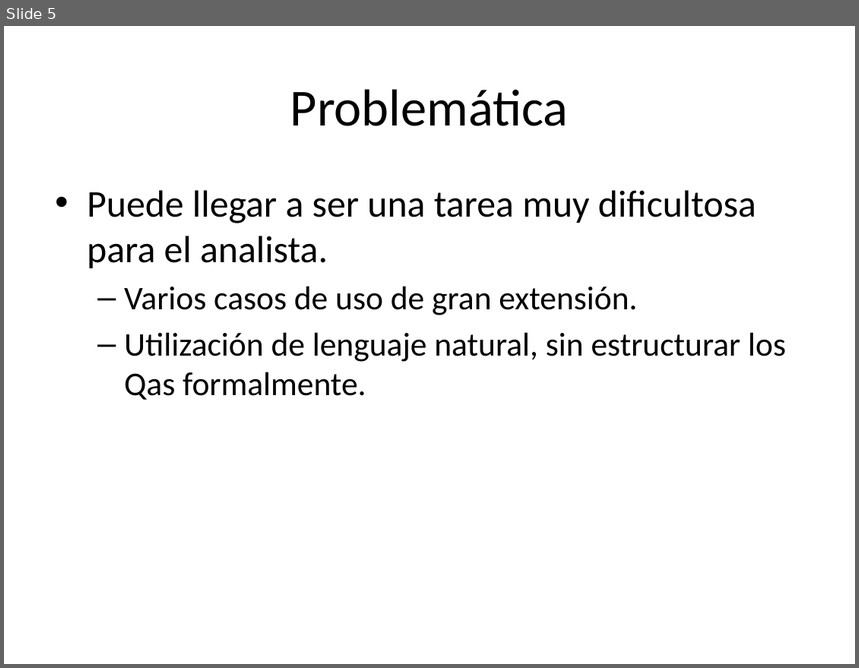
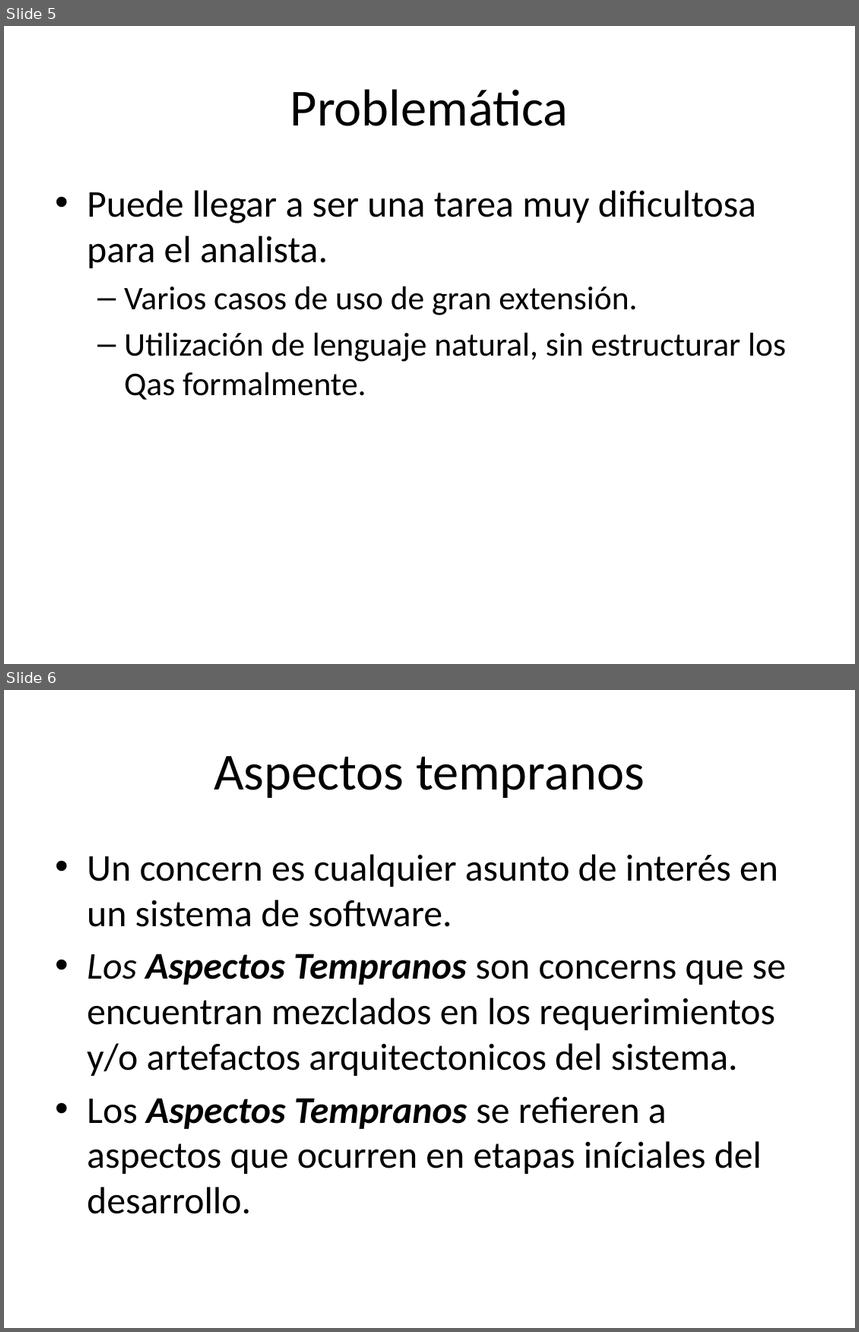
Before and after one commit to alejandrorago/qatesis2, a slide deck: Capitulos Finales/filiminasPeladas.pptx. Shown one above the other, each under a label of ours: slide 5 before the commit, slides 5 and 6 after it. The pictures are 859x668 and 859x1332 pixels, drawn with LibreOffice and Linux fonts; fonts in the diff are those of the drawing. Boxes give left, top, right and bottom in pixels: in the first picture for what was removed or moved away, otherwise in the second. Text is boxed around its words. In the diff, an @@ line names an element or a change of style, - is before the commit and + after.

```diff
--- a/Capitulos Finales/filiminasPeladas.pptx
+++ b/Capitulos Finales/filiminasPeladas.pptx
@@ slide 6 added at (x1=4, y1=690, x2=855, y2=1328), background #FFFFFF @@
@@ title added at (x1=214, y1=756, x2=645, y2=798), 44 pt, text #000000 @@
+Aspectos tempranos
@@ text added at (x1=87, y1=854, x2=786, y2=1214), 32 pt, text #000000 @@
+• Un concern es cualquier asunto de interés en un sistema de software.
+• Los Aspectos Tempranos son concerns que se encuentran mezclados en los requerimientos y/o artefactos arquitectonicos del sistema.
+• Los Aspectos Tempranos se refieren a aspectos que ocurren en etapas iníciales del desarrollo.
```
Also in this commit, not shown: 5 slides changed, 11 other slides added, 2 slides removed.
